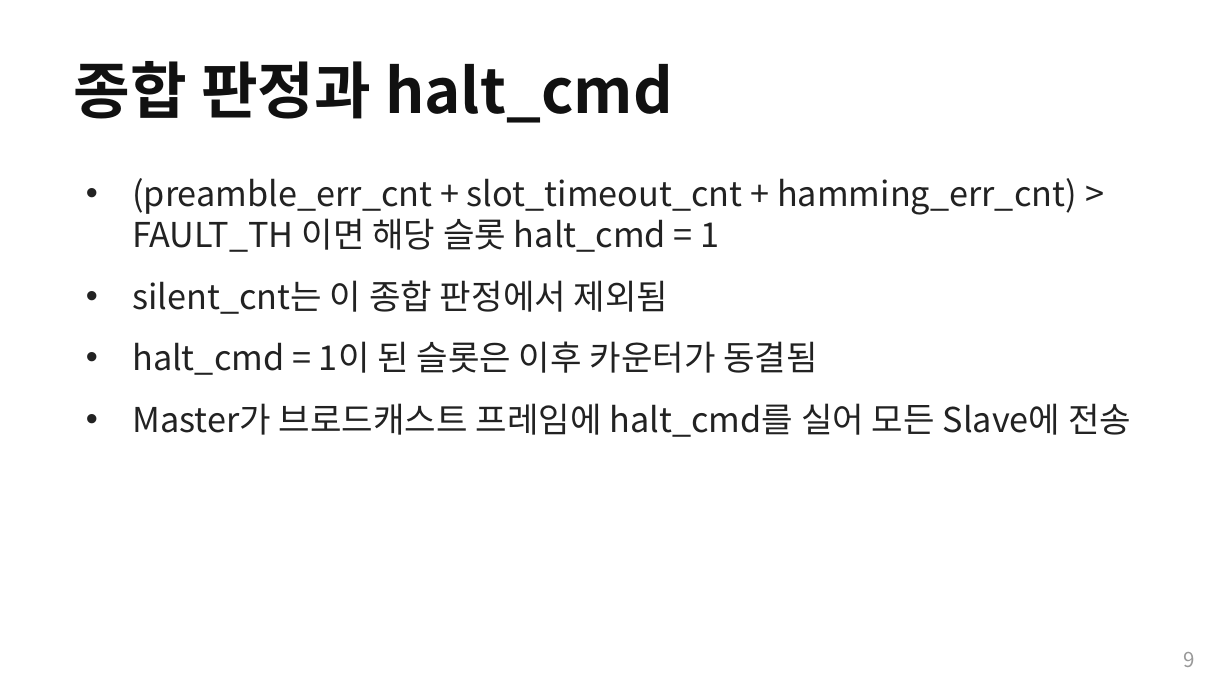
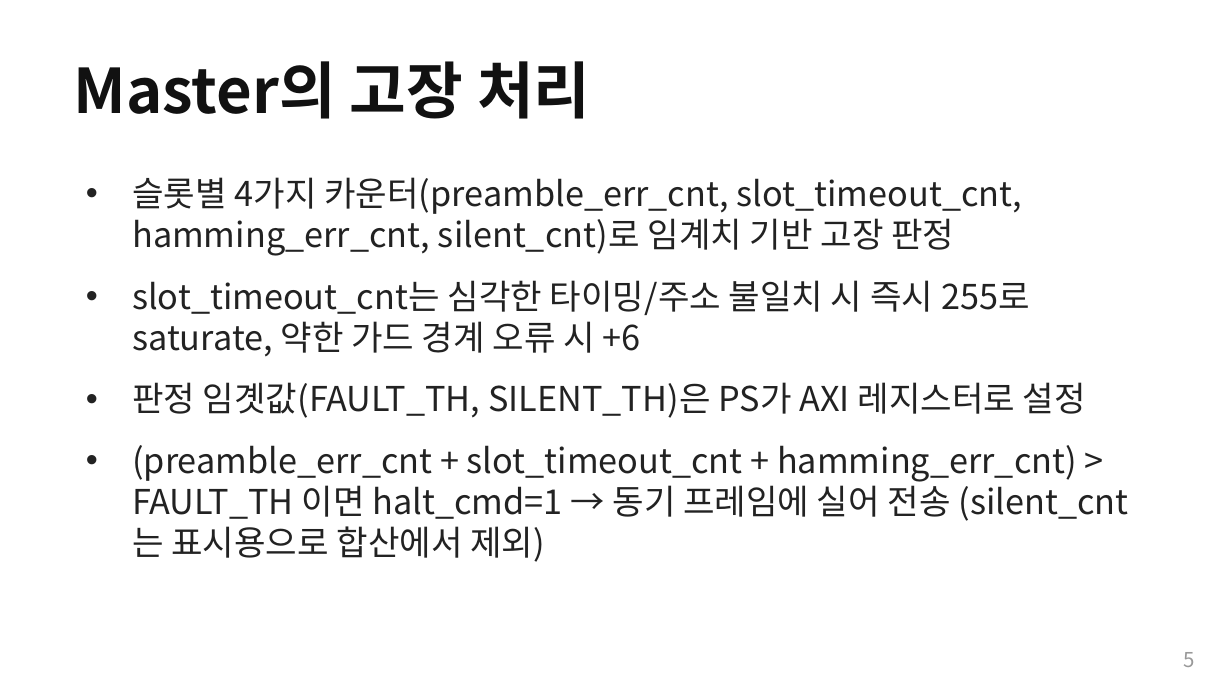
Before and after one commit to Woodong02/SoC_Design_and_Programming, a slide deck: slide 5 of section3_part2_internals.pptx (slide 9 before the commit). Drawn at 1232x693 pixels with LibreOffice and Linux fonts; fonts in the diff are those of the drawing. Boxes give left, top, right and bottom in pixels: in the first picture for what was removed or moved away, otherwise in the second. Text is boxed around its words. In the diff, an @@ line names an element or a change of style, - is before the commit and + after.

```diff
--- a/section3_part2_internals.pptx
+++ b/section3_part2_internals.pptx
@@ text at <box>74,61,590,119</box>: text changed @@
-종합 판정과 halt_cmd
+Master의 고장 처리
@@ text at <box>132,177,1129,562</box>: text changed @@
-• (preamble_err_cnt + slot_timeout_cnt + hamming_err_cnt) > FAULT_TH 이면 해당 슬롯 halt_cmd = 1
-• silent_cnt는 이 종합 판정에서 제외됨
-• halt_cmd = 1이 된 슬롯은 이후 카운터가 동결됨
-• Master가 브로드캐스트 프레임에 halt_cmd를 실어 모든 Slave에 전송
+• 슬롯별 4가지 카운터(preamble_err_cnt, slot_timeout_cnt, hamming_err_cnt, silent_cnt)로 임계치 기반 고장 판정
+• slot_timeout_cnt는 심각한 타이밍/주소 불일치 시 즉시 255로 saturate, 약한 가드 경계 오류 시 +6
+• 판정 임곗값(FAULT_TH, SILENT_TH)은 PS가 AXI 레지스터로 설정
+• (preamble_err_cnt + slot_timeout_cnt + hamming_err_cnt) > FAULT_TH 이면 halt_cmd=1 → 동기 프레임에 실어 전송 (silent_cnt는 표시용으로 합산에서 제외)
@@ text at <box>1184,652,1195,667</box>: text changed @@
-9
+5
```
Also in this commit, not shown: 4 other slides changed, 2 slides added, 4 slides removed, 5 other files.
